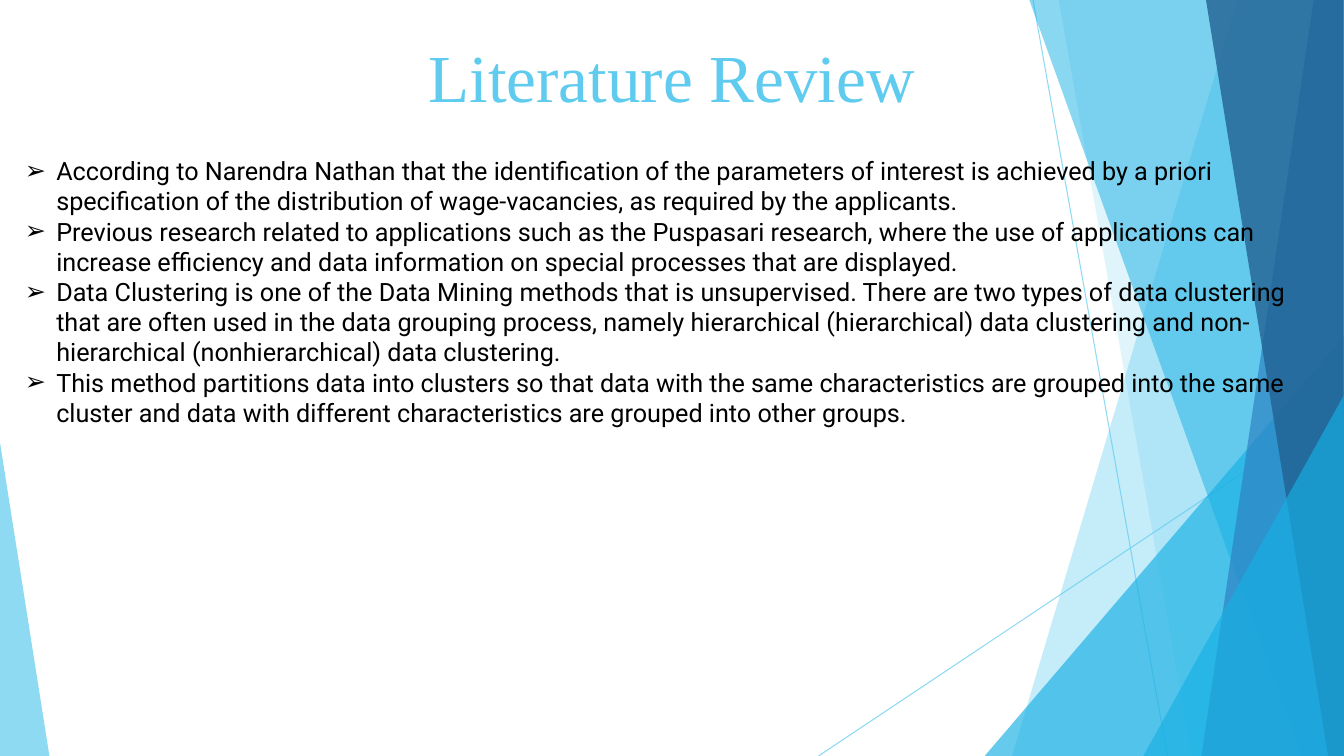
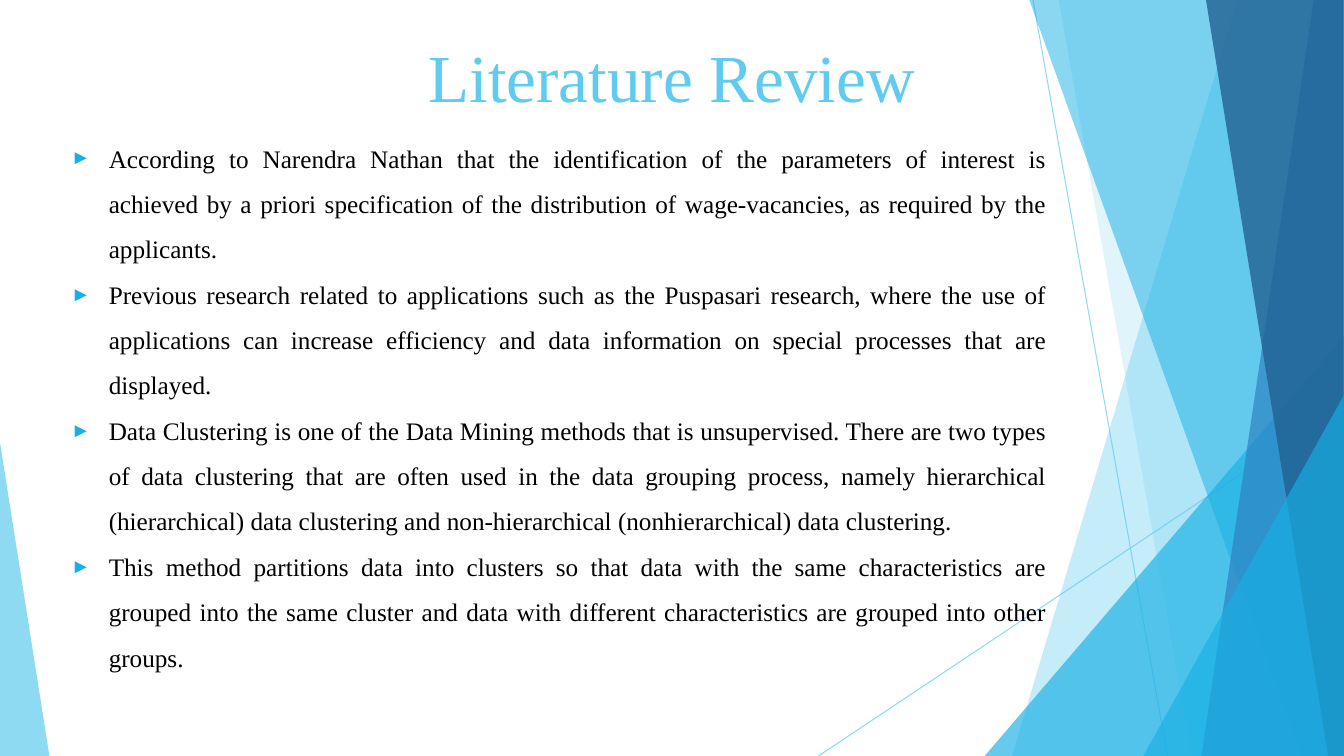
Before and after one commit to Vaibhav-Dharmik/project_reports_final_yr, a slide deck: slide 4 of final_submission_ppt.pptx. Drawn at 1344x756 pixels with LibreOffice and Linux fonts; fonts in the diff are those of the drawing. Boxes give left, top, right and bottom in pixels: in the first picture for what was removed or moved away, otherwise in the second. Text is boxed around its words. In the diff, an @@ line names an element or a change of style, - is before the commit and + after.

```diff
--- a/final_submission_ppt.pptx
+++ b/final_submission_ppt.pptx
@@ text "According to Narendra Nathan that ...": place and size @@
-text "According to Narendra Nathan that ..." at bbox=[56, 157, 1284, 428]
+text "According to Narendra Nathan that ..." at bbox=[109, 150, 1046, 673]
@@ text "According to Narendra Nathan that ..." at bbox=[109, 150, 1046, 673]: font Roboto to Times New Roman; alignment left to justified; bullet ➢ to ►; line spacing 1 to 1.5 @@
```
Also in this commit, not shown: 15 other slides changed, 5 slides added, 3 slides removed, 1 other file.
